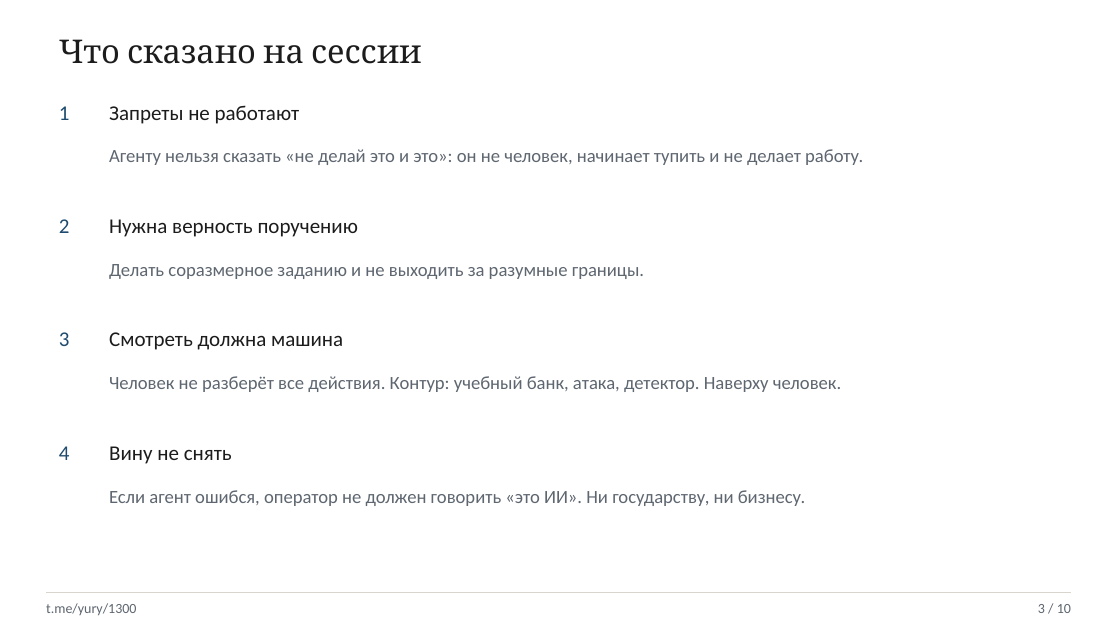
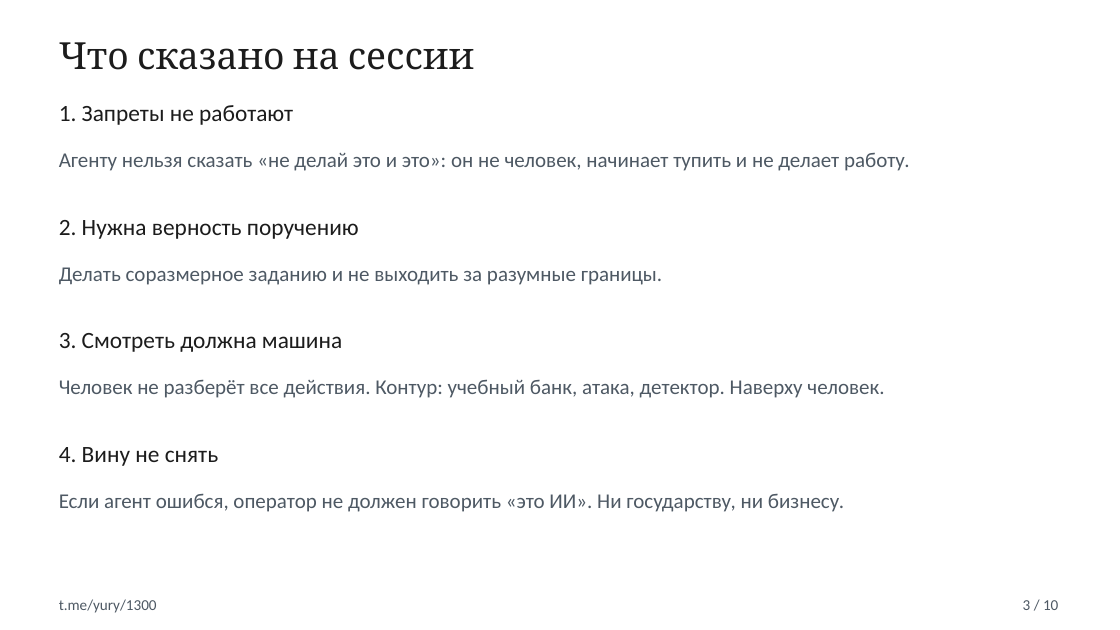
Before and after one commit to cuthbertnogood/maximov-ai-fidelity-1300, a slide deck: slide 3 of presentation/maximov-1300.pptx. Drawn at 1120x630 pixels with LibreOffice and Linux fonts; fonts in the diff are those of the drawing. Boxes give left, top, right and bottom in pixels: in the first picture for what was removed or moved away, otherwise in the second. Text is boxed around its words. In the diff, an @@ line names an element or a change of style, - is before the commit and + after.

```diff
--- a/presentation/maximov-1300.pptx
+++ b/presentation/maximov-1300.pptx
@@ text "Что сказано на сессии" at (x1=59, y1=42, x2=474, y2=70): size 28 to 32 pt @@
@@ text at (x1=59, y1=105, x2=293, y2=125): text changed; size 18 to 20 pt @@
-Запреты не работают
+1. Запреты не работают
@@ text removed at (x1=59, y1=106, x2=70, y2=120) @@
-1
@@ text "Агенту нельзя сказать «не делай ..." moved from (x1=109, y1=149, x2=863, y2=165) to (x1=59, y1=153, x2=910, y2=171) @@
@@ text at (x1=59, y1=220, x2=359, y2=239): text changed; size 18 to 20 pt @@
-Нужна верность поручению
+2. Нужна верность поручению
@@ text removed at (x1=59, y1=219, x2=70, y2=233) @@
-2
@@ text "Делать соразмерное заданию и не ..." moved from (x1=109, y1=264, x2=644, y2=279) to (x1=59, y1=267, x2=663, y2=285) @@
@@ text "Человек не разберёт все действия. ..." moved from (x1=109, y1=376, x2=841, y2=392) to (x1=59, y1=379, x2=884, y2=398) @@
@@ text at (x1=59, y1=333, x2=342, y2=352): text changed; size 18 to 20 pt @@
-Смотреть должна машина
+3. Смотреть должна машина
@@ text removed at (x1=59, y1=332, x2=70, y2=346) @@
-3
@@ text at (x1=59, y1=447, x2=218, y2=466): text changed; size 18 to 20 pt @@
-Вину не снять
+4. Вину не снять
@@ text removed at (x1=59, y1=446, x2=70, y2=460) @@
-4
@@ size 16 to 18 pt, text colour #5E6670 to #4E5964 in 4 elements at (x1=59, y1=153, x2=910, y2=171), (x1=59, y1=267, x2=663, y2=285), (x1=59, y1=379, x2=884, y2=398), (x1=59, y1=493, x2=844, y2=512) @@
@@ text "Если агент ошибся, оператор не ..." moved from (x1=109, y1=490, x2=806, y2=506) to (x1=59, y1=493, x2=844, y2=512) @@
@@ rectangle removed at (x1=46, y1=592, x2=1071, y2=593) @@
@@ text "t.me/yury/1300" moved from (x1=46, y1=603, x2=136, y2=615) to (x1=59, y1=599, x2=157, y2=613) @@
@@ text "t.me/yury/1300" at (x1=59, y1=599, x2=157, y2=613): size 12 to 13 pt, text colour #5E6670 to #4E5964 @@
@@ text "3 / 10" at (x1=1023, y1=600, x2=1058, y2=610): size 12 to 13 pt, text colour #5E6670 to #4E5964 @@
@@ text "3 / 10" moved from (x1=1038, y1=604, x2=1071, y2=613) to (x1=1023, y1=600, x2=1058, y2=610) @@
```
Also in this commit, not shown: 9 other slides changed, 1 other file.
